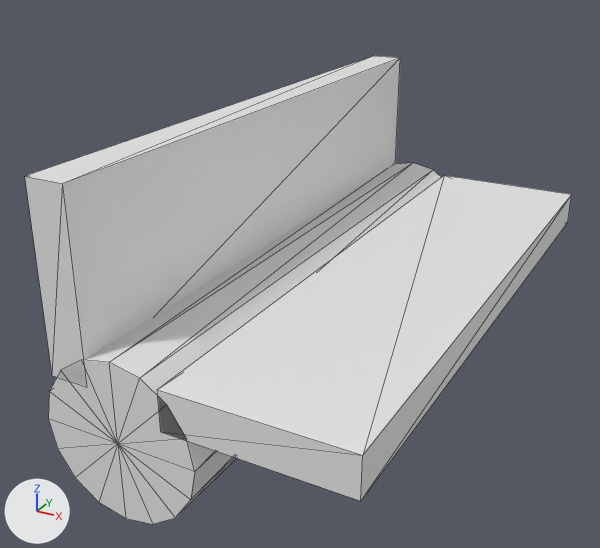
Before and after pictures for a commit that changed the OBJ model assets/hardware/hinge_9b04d23f9a.obj.
Rendered twice from a camera (50 mm lens) standing at (0.0317, -0.0585, 0.0315) and looking at (0.0016, -0.0037, 0.0041). The lights are fixed; the arrows at lower left show +X, +Y and +Z. The older version comes first. Mesh edges are drawn as thin lines. Where no turn or scale is listed for an object, it has been applied to the vertices.

In view in the first picture: 'hinge_9b04d23f9a'.
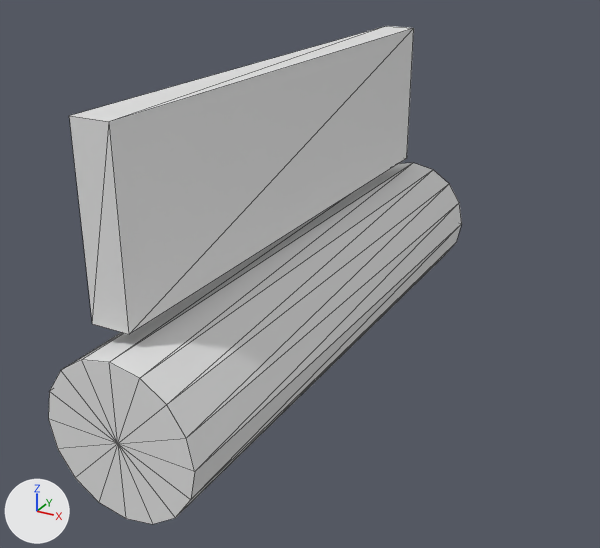
Boxes [x1, y1, x2, y2] around the edits, measured in the pictures (600 x 548 px; the box of a moved part takes in the faces that stretch with it):
'hinge_9b04d23f9a', reshaped (24% narrower, 6% taller)
    before: [25, 56, 572, 524]
    after: [49, 26, 462, 524]
part 1 of me_hinge_9b04d23f9a, deleted
    before: [25, 56, 400, 387]
part 2 of me_hinge_9b04d23f9a, moved or reshaped
    before: [157, 175, 572, 501]
    after: [69, 26, 414, 334]

The change in detail:
me_hinge_9b04d23f9a is used by ob_hinge_9b04d23f9a; location (0.0, 0.0, 0.0).
me_hinge_9b04d23f9a had 50 vertices, 88 faces and spanned x -0.006..0.0171, y -0.025..0.025, z -0.006..0.0171.
me_hinge_9b04d23f9a now has 42 vertices, 76 faces and spans x -0.006..0.006, y -0.025..0.025, z -0.006..0.0205.
me_hinge_9b04d23f9a part 1: the loose piece of 8 vertices spanning x -0.0051..-0.0021, y -0.025..0.025, z 0.0036..0.0171 is deleted.
Part 2, on me_hinge_9b04d23f9a:
6 vertices are removed from x 0.0036..0.0171, y -0.025..0.025, z 0.0021..0.0051.
12 faces are deleted.
2 vertices move from x 0.0036, y -0.025..0.025, z 0.0021 to x -0.003, y -0.023..0.023, z 0.007.
6 vertices are added at (-0.003, -0.023, 0.0205), (0.0, -0.023, 0.007), (0.0, -0.023, 0.0205), (-0.003, 0.023, 0.0205), (0.0, 0.023, 0.007), (0.0, 0.023, 0.0205).
12 new faces join them.
